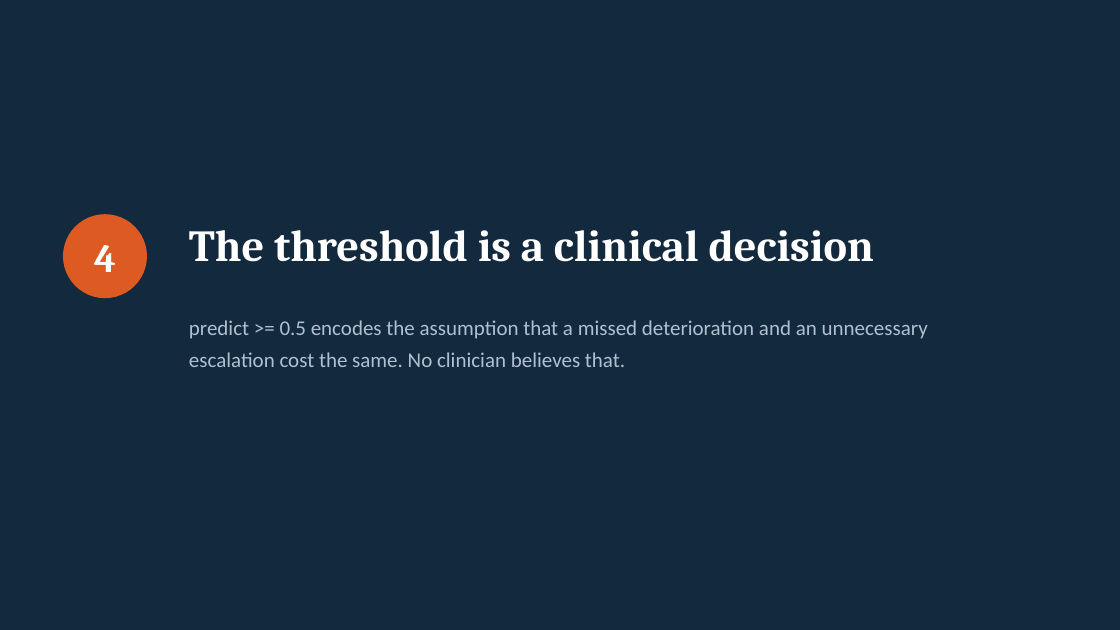
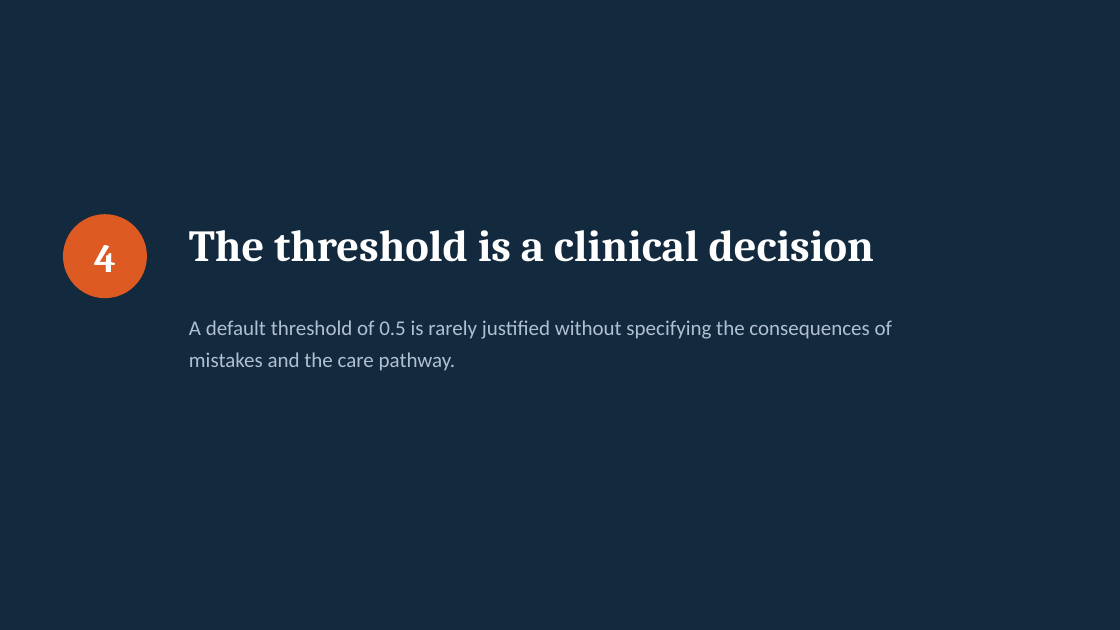
Before and after one commit to vafaei-ar/ai-uncertainty-2026-healthcare, a slide deck: slide 15 of slides/lecture2_deciding_under_uncertainty.pptx. Drawn at 1120x630 pixels with LibreOffice and Linux fonts; fonts in the diff are those of the drawing. Boxes give left, top, right and bottom in pixels: in the first picture for what was removed or moved away, otherwise in the second. Text is boxed around its words. In the diff, an @@ line names an element or a change of style, - is before the commit and + after.

```diff
--- a/slides/lecture2_deciding_under_uncertainty.pptx
+++ b/slides/lecture2_deciding_under_uncertainty.pptx
@@ text at (x1=189, y1=320, x2=892, y2=371): text changed @@
-predict >= 0.5 encodes the assumption that a missed deterioration and an unnecessary escalation cost the same. No clinician believes that.
+A default threshold of 0.5 is rarely justified without specifying the consequences of mistakes and the care pathway.
```
Also in this commit, not shown: 8 other slides changed, 42 other files.
